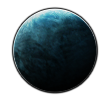
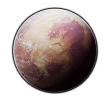
The second 112 x 103 image is a revision of the first. Changes to its layers:
added layer "Layer 39" (overlay) in group "Plant" over 13, 8, 97, 93
hid "Layer 38" over 13, 8, 97, 93